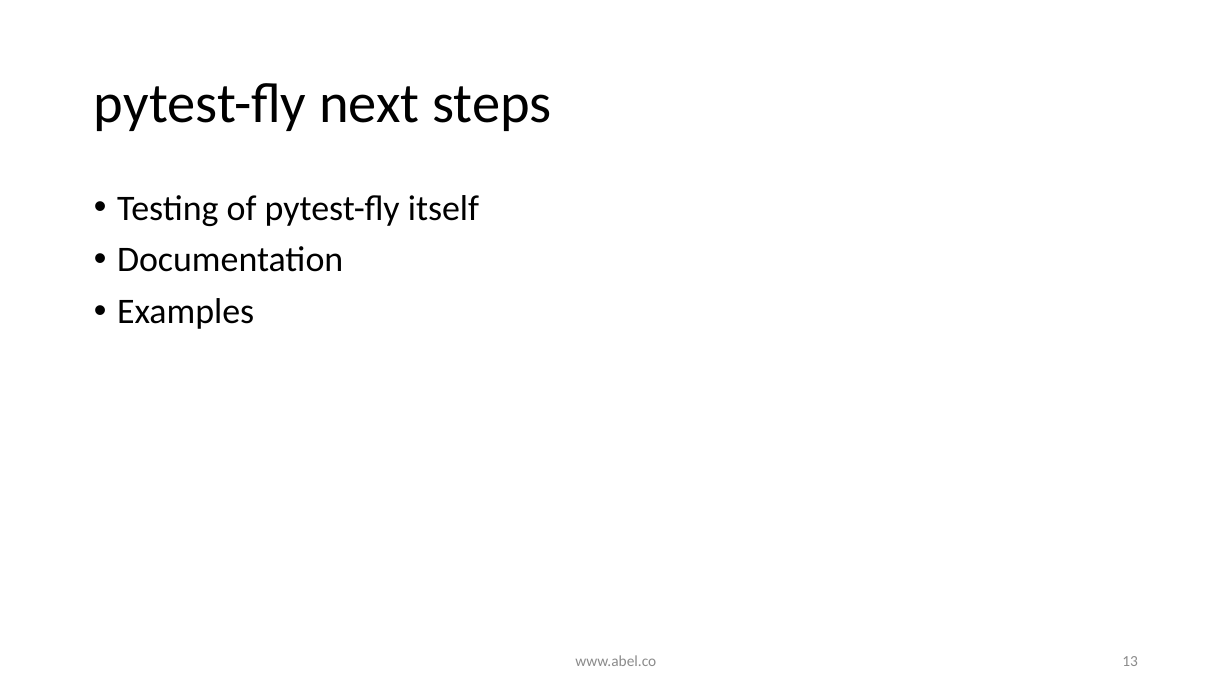
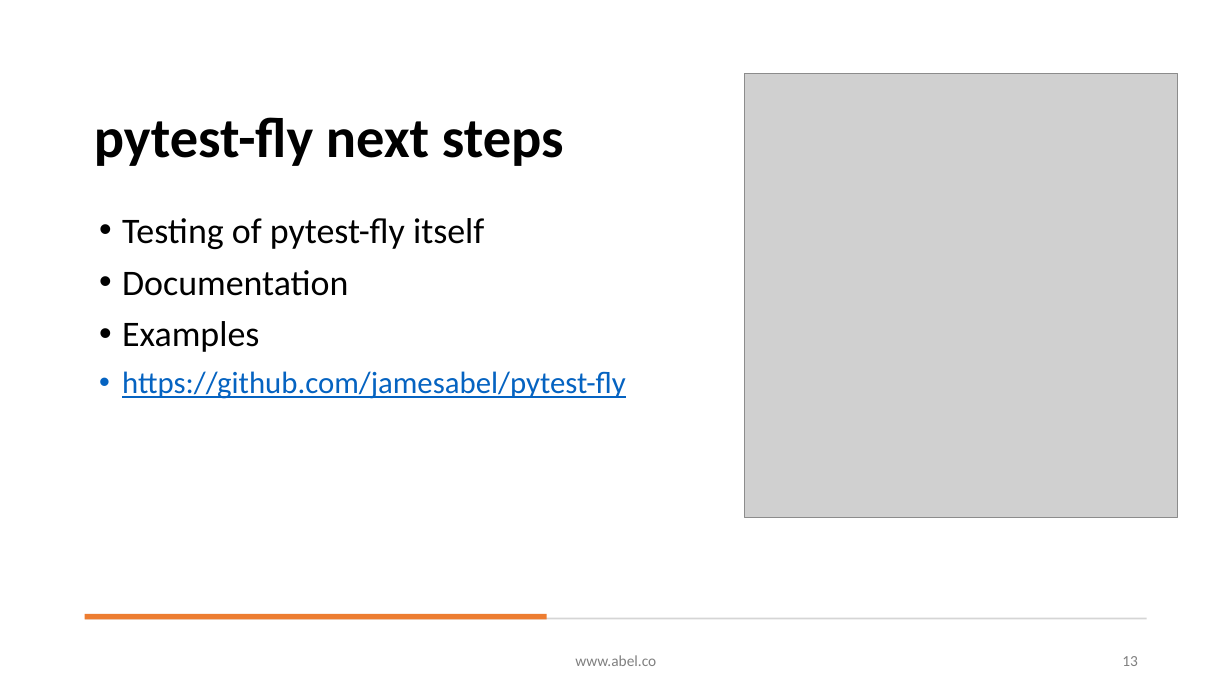
Before and after one commit to jamesabel/pytest-fly, a slide deck: slide 13 of docs/speeding_up_pytest_runs_SFPython_4_10_24.pptx. Drawn at 1232x693 pixels with LibreOffice and Linux fonts; fonts in the diff are those of the drawing; grey boxes stand for pictures. Boxes give left, top, right and bottom in pixels: in the first picture for what was removed or moved away, otherwise in the second. Text is boxed around its words. In the diff, an @@ line names an element or a change of style, - is before the commit and + after.

```diff
--- a/docs/speeding_up_pytest_runs_SFPython_4_10_24.pptx
+++ b/docs/speeding_up_pytest_runs_SFPython_4_10_24.pptx
@@ title "pytest-fly next steps": place and size @@
-title "pytest-fly next steps" at (94,83,551,131)
+title "pytest-fly next steps" at (94,117,564,166)
@@ title "pytest-fly next steps" at (94,117,564,166): bold on; vertical alignment middle to bottom @@
@@ picture added at (745,74,1178,518) @@
@@ text "Testing of pytest-fly itself": place and size @@
-text "Testing of pytest-fly itself" at (117,195,479,329)
+text "Testing of pytest-fly itself" at (122,218,626,399)
@@ text at (122,371,626,399): paragraph added @@
+• https://github.com/jamesabel/pytest-fly
@@ rectangle added at (85,617,1147,619), fill #D5D5D5 @@
@@ rectangle added at (85,614,547,619), fill #ED7D31 @@
```
Also in this commit, not shown: 3 other slides changed, 1 other file.
